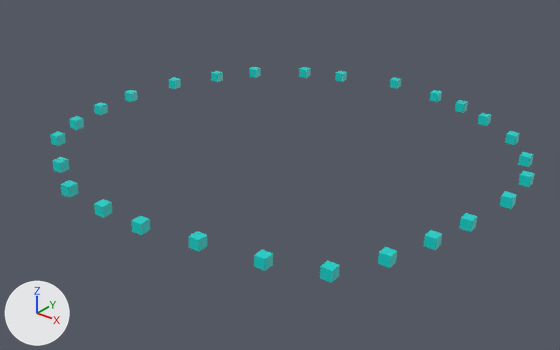
What one commit did to the COLLADA model sim/unreal_meshes/mycircle.dae.
Camera for both pictures: a camera (50 mm lens) standing at (17.3, -18.23, 12.12) and looking at (0.28, 3.05, -1.07). The lights are fixed; the arrows at lower left show +X, +Y and +Z.
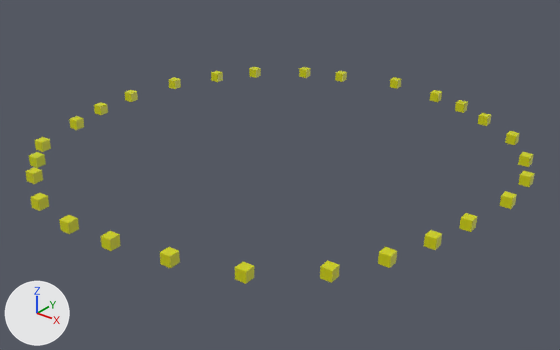
Commit message: added my circle

Pixel boxes (x1, y1, x2, y2) of what changed, in the pictures (560 x 350 px):
'Cube_022', recoloured, moved: before (254, 249, 273, 271); after (235, 261, 254, 284)
'Cube_016', recoloured, moved: before (188, 231, 207, 252); after (160, 247, 180, 268)
'Cube_015', recoloured, moved: before (131, 215, 150, 235); after (101, 231, 121, 251)
'Cube_014', recoloured, moved: before (94, 199, 113, 218); after (59, 215, 79, 234)
'Cube_013', recoloured, moved: before (61, 180, 79, 198); after (30, 193, 49, 211)
'Cube_011', recoloured, moved: before (52, 157, 69, 173); after (25, 167, 43, 184)
'Cube_012', recoloured, moved: before (50, 131, 66, 146); after (35, 137, 51, 152)
'Cube_024', recoloured (cyan to yellow): (320, 261, 340, 283) in both
'Cube_023', recoloured (cyan to yellow): (378, 247, 397, 268) in both
'Cube', recoloured (cyan to yellow): (424, 230, 442, 250) in both
'Cube_001', recoloured (cyan to yellow): (459, 213, 477, 232) in both
'Cube_038', recoloured (cyan to yellow): (500, 191, 517, 209) in both
'Cube_031', recoloured (cyan to yellow): (518, 171, 535, 187) in both
'Cube_032', recoloured (cyan to yellow): (518, 152, 534, 167) in both
'Cube_010', recoloured (cyan to yellow): (69, 116, 84, 130) in both
'Cube_033', recoloured (cyan to yellow): (505, 131, 520, 145) in both
'Cube_009', recoloured: (94, 102, 108, 115) in both
'Cube_034', recoloured: (478, 113, 491, 126) in both
'Cube_007', recoloured: (125, 90, 138, 102) in both
'Cube_037', recoloured: (455, 100, 468, 113) in both
'Cube_006', recoloured: (168, 77, 181, 89) in both
'Cube_030', recoloured: (430, 90, 442, 102) in both
'Cube_005', recoloured: (211, 71, 223, 82) in both
'Cube_004', recoloured: (249, 67, 261, 78) in both
'Cube_029', recoloured: (390, 77, 402, 89) in both
'Cube_036', recoloured: (335, 71, 347, 82) in both
'Cube_035', recoloured: (299, 67, 311, 78) in both

Edits to the bpy script that builds the scene:
```text
Change mat_material_001:
    mat_material_001.base_color: (0.0, 0.64, 0.596) -> (0.634, 0.64, 0.0)  # cyan #00d1cb -> yellow #d0d100
Change ob_cube_022:
    ob_cube_022.location: (4.82, -3.39, -0.03) -> (4.82, -4.24, -0.03)
Change ob_cube_016:
    ob_cube_016.location: (2.73, -3.97, 0.1) -> (2.73, -5.15, 0.1)
Change ob_cube_015:
    ob_cube_015.location: (0.65, -4.38, 0.1) -> (0.65, -5.6, 0.1)
Change ob_cube_014:
    ob_cube_014.location: (-1.14, -4.39, 0.1) -> (-1.14, -5.75, 0.1)
Change ob_cube_013:
    ob_cube_013.location: (-3.15, -4.19, 0.1) -> (-3.15, -5.4, 0.1)
Change ob_cube_012:
    ob_cube_012.location: (-7.06, -1.72, 0.1) -> (-7.06, -2.44, 0.1)
Change ob_cube_011:
    ob_cube_011.location: (-4.97, -3.17, 0.1) -> (-4.97, -4.32, 0.1)
```
